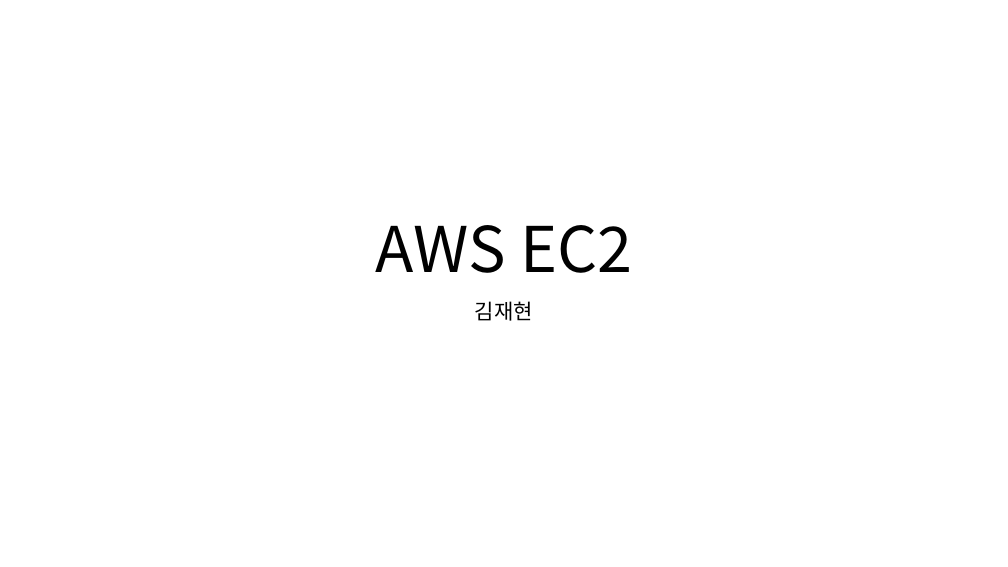
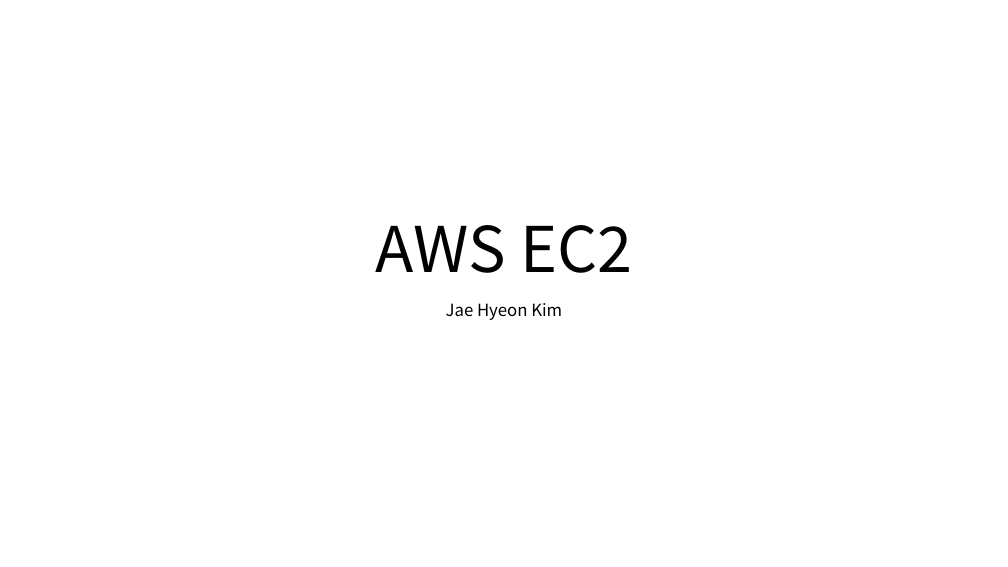
Before and after one commit to kiku99/AWS, a slide deck: slide 1 of AWS/01.AWS EC2.pptx. Drawn at 1008x567 pixels with LibreOffice and Linux fonts; fonts in the diff are those of the drawing. Boxes give left, top, right and bottom in pixels: in the first picture for what was removed or moved away, otherwise in the second. Text is boxed around its words. In the diff, an @@ line names an element or a change of style, - is before the commit and + after.

```diff
--- a/AWS/01.AWS EC2.pptx
+++ b/AWS/01.AWS EC2.pptx
@@ subtitle at (446,303,562,320): text changed; size 20 to 16 pt @@
-김재현
+Jae Hyeon Kim
```
Also in this commit, not shown: 19 slides added, 1 slide removed, 1 other file.
